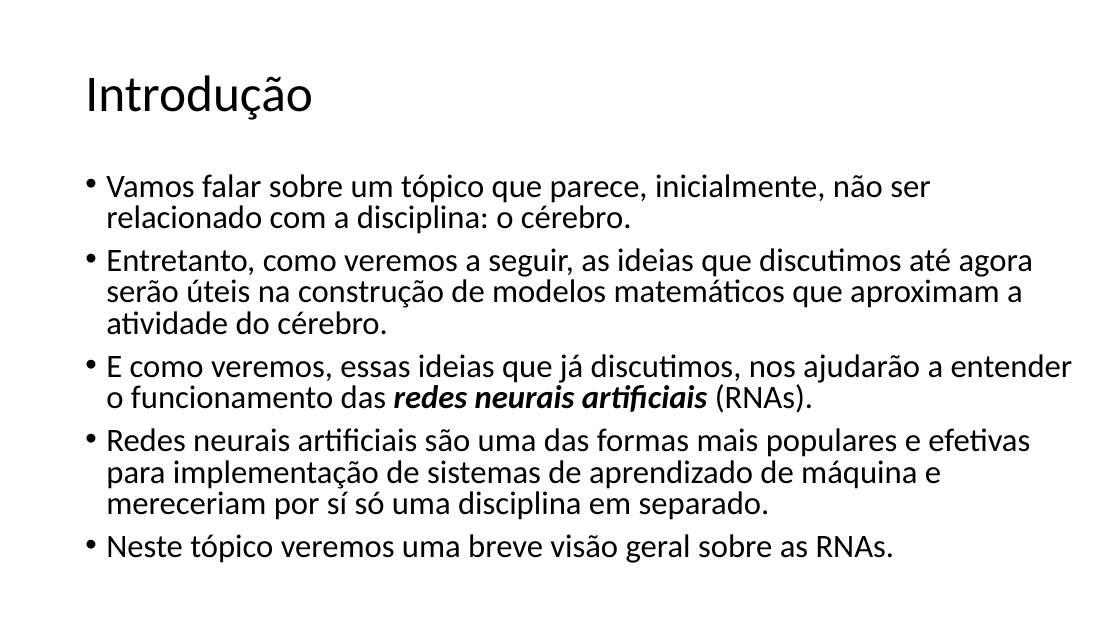
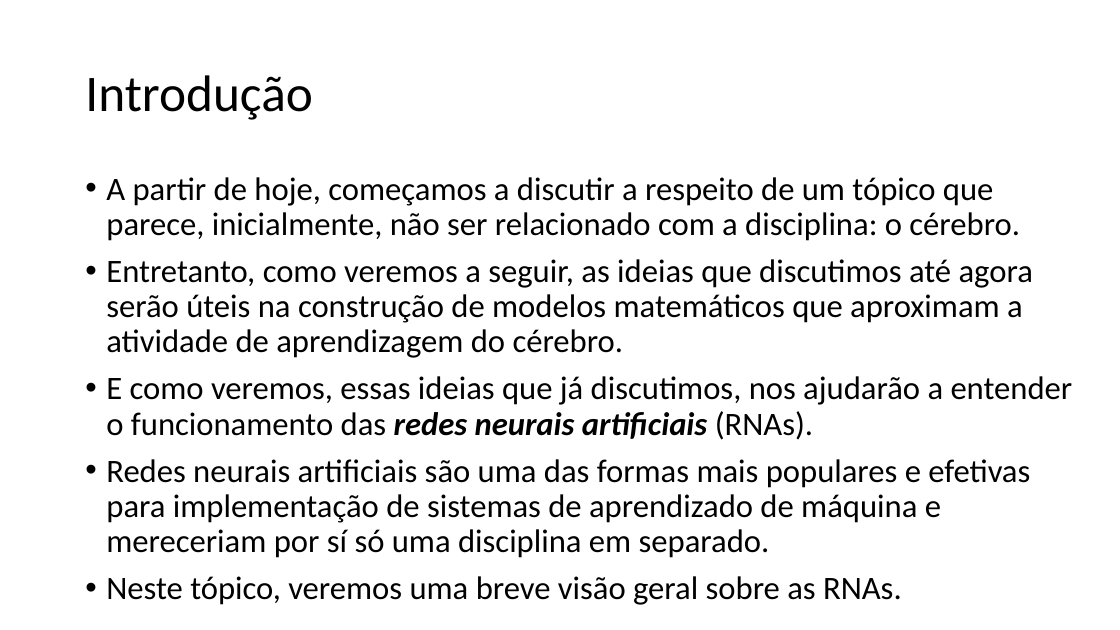
Before and after one commit to zz4fap/t320_aprendizado_de_maquina, a slide deck: slide 2 of slides/T320_Redes_Neurais_Artificiais (Parte I).pptx. Drawn at 1120x630 pixels with LibreOffice and Linux fonts; fonts in the diff are those of the drawing. Boxes give left, top, right and bottom in pixels: in the first picture for what was removed or moved away, otherwise in the second. Text is boxed around its words. In the diff, an @@ line names an element or a change of style, - is before the commit and + after.

```diff
--- a/slides/T320_Redes_Neurais_Artificiais (Parte I).pptx
+++ b/slides/T320_Redes_Neurais_Artificiais (Parte I).pptx
@@ text at [106, 177, 1033, 358]: text changed @@
-• Vamos falar sobre um tópico que parece, inicialmente, não ser relacionado com a disciplina: o cérebro.
-• Entretanto, como veremos a seguir, as ideias que discutimos até agora serão úteis na construção de modelos matemáticos que aproximam a atividade do cérebro.
+• A partir de hoje, começamos a discutir a respeito de um tópico que parece, inicialmente, não ser relacionado com a disciplina: o cérebro.
+• Entretanto, como veremos a seguir, as ideias que discutimos até agora serão úteis na construção de modelos matemáticos que aproximam a atividade de aprendizagem do cérebro.
@@ text at [106, 376, 1073, 558]: line spacing 0.8 to 0.9 @@
@@ text at [106, 576, 902, 605]: text changed @@
-• Neste tópico veremos uma breve visão geral sobre as RNAs.
+• Neste tópico, veremos uma breve visão geral sobre as RNAs.
```
Also in this commit, not shown: 3 other slides changed, 1 slide added, 3 other files.
